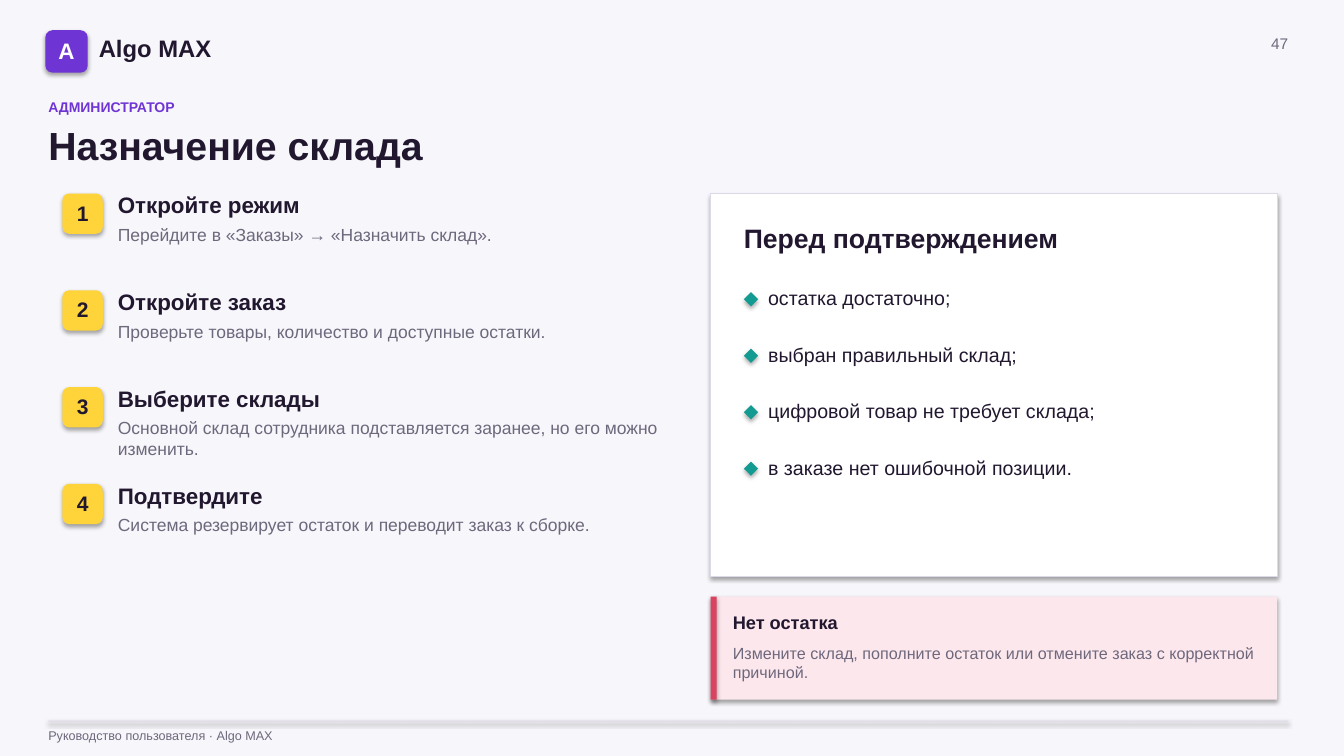
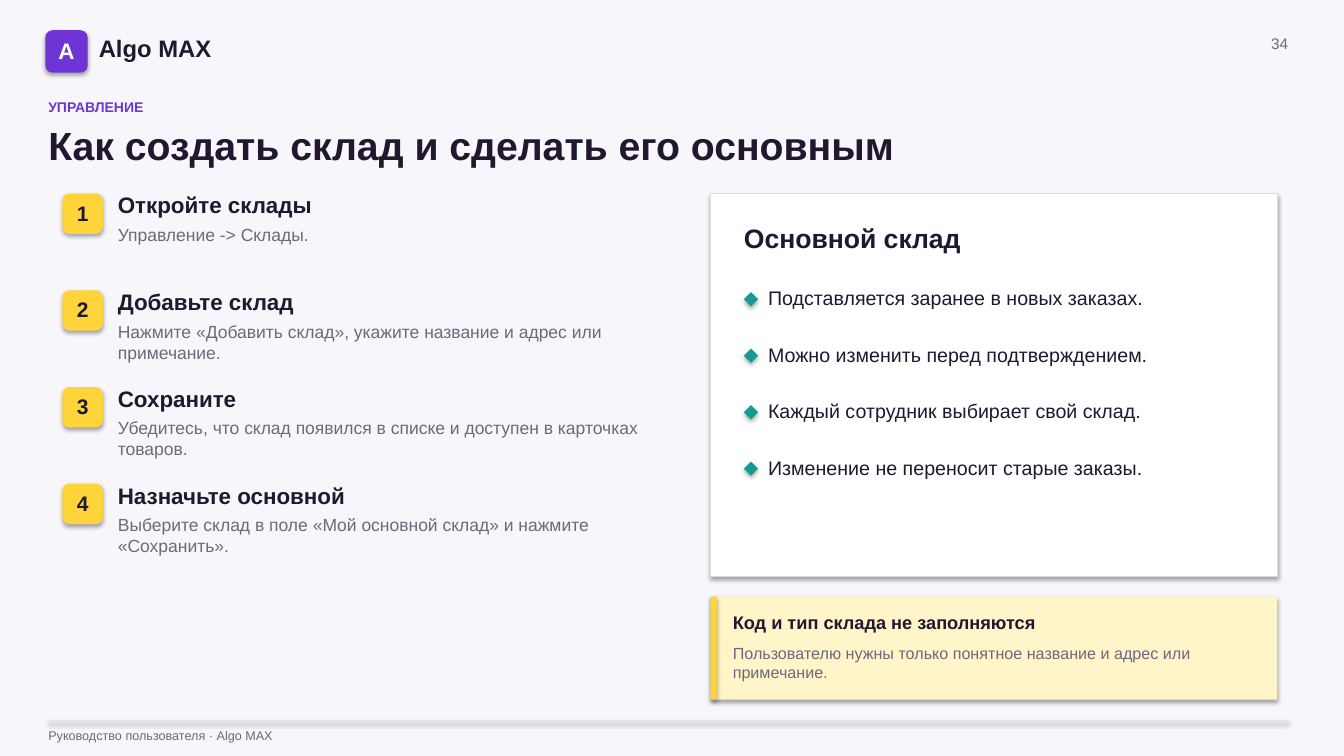
Before and after one commit to ImDoubleU/algo-bot-max, a slide deck: slide 34 of docs/Algo_MAX_Руководство_по_ролям.pptx (slide 47 before the commit). Drawn at 1344x756 pixels with LibreOffice and Linux fonts; fonts in the diff are those of the drawing. Boxes give left, top, right and bottom in pixels: in the first picture for what was removed or moved away, otherwise in the second. Text is boxed around its words. In the diff, an @@ line names an element or a change of style, - is before the commit and + after.

```diff
--- a/docs/Algo_MAX_Руководство_по_ролям.pptx
+++ b/docs/Algo_MAX_Руководство_по_ролям.pptx
@@ text at (1271,38,1288,49): text changed @@
-47
+34
@@ text at (48,102,143,112): text changed @@
-АДМИНИСТРАТОР
+УПРАВЛЕНИЕ
@@ text at (48,133,894,168): text changed @@
-Назначение склада
+Как создать склад и сделать его основным
@@ text at (118,196,312,218): text changed @@
-Откройте режим
+Откройте склады
@@ text at (118,229,309,245): text changed @@
-Перейдите в «Заказы» → «Назначить склад».
+Управление -> Склады.
@@ text at (744,228,961,253): text changed @@
-Перед подтверждением
+Основной склад
@@ text at (118,293,294,315): text changed @@
-Откройте заказ
+Добавьте склад
@@ text at (768,291,1143,309): text changed @@
-остатка достаточно;
+Подставляется заранее в новых заказах.
@@ text at (118,325,602,363): text changed @@
-Проверьте товары, количество и доступные остатки.
+Нажмите «Добавить склад», укажите название и адрес или примечание.
@@ text at (768,348,1147,366): text changed @@
-выбран правильный склад;
+Можно изменить перед подтверждением.
@@ text at (118,391,236,412): text changed @@
-Выберите склады
+Сохраните
@@ text at (768,403,1141,422): text changed @@
-цифровой товар не требует склада;
+Каждый сотрудник выбирает свой склад.
@@ text at (118,421,638,459): text changed @@
-Основной склад сотрудника подставляется заранее, но его можно изменить.
+Убедитесь, что склад появился в списке и доступен в карточках товаров.
@@ text at (768,461,1142,479): text changed @@
-в заказе нет ошибочной позиции.
+Изменение не переносит старые заказы.
@@ text at (118,487,344,505): text changed @@
-Подтвердите
+Назначьте основной
@@ text at (118,518,588,556): text changed @@
-Система резервирует остаток и переводит заказ к сборке.
+Выберите склад в поле «Мой основной склад» и нажмите «Сохранить».
@@ rectangle at (711,597,1277,700): fill #FCE7EC to #FFF5C9 @@
@@ rectangle at (711,597,717,700): fill #D94261 to #FFD43B @@
@@ text at (733,616,1035,633): text changed @@
-Нет остатка
+Код и тип склада не заполняются
@@ text at (733,648,1190,682): text changed @@
-Измените склад, пополните остаток или отмените заказ с корректной причиной.
+Пользователю нужны только понятное название и адрес или примечание.
```
Also in this commit, not shown: 6 other slides changed, 33 slides added, 90 slides removed, 28 other files.
